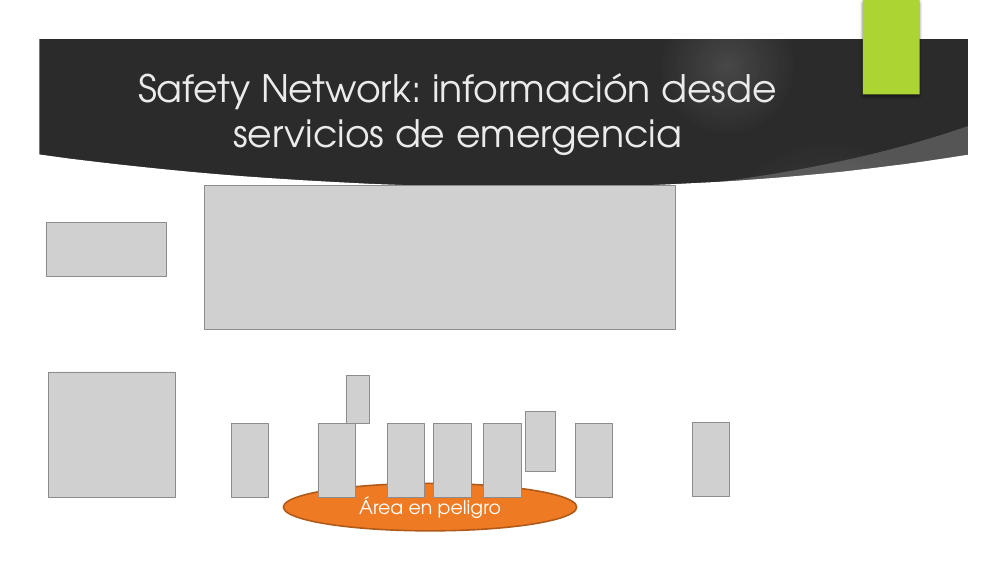
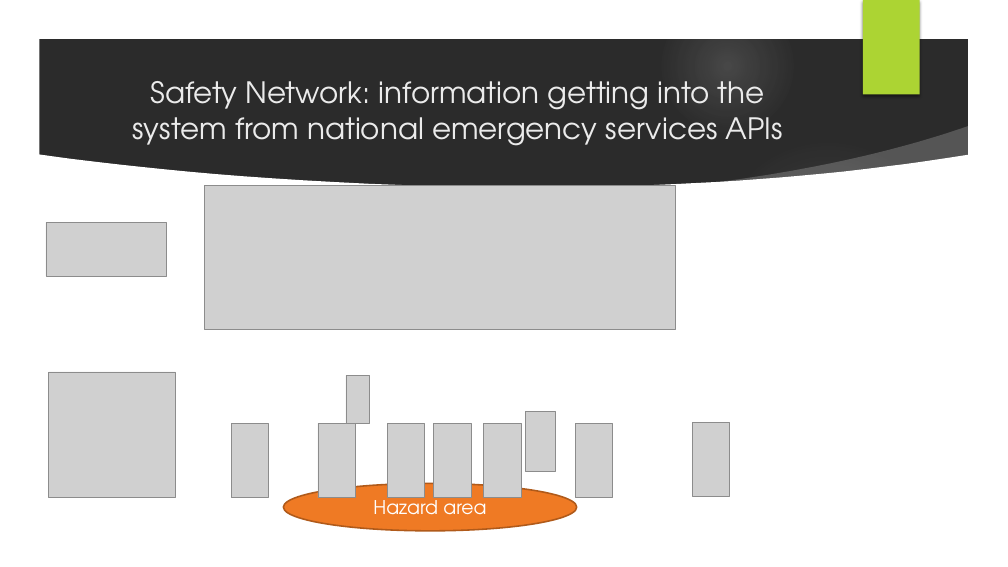
Before and after one commit to javieraviles/spaceappschallenge, a slide deck: slide 7 of Documentation/project_slide.pptx. Drawn at 1008x567 pixels with LibreOffice and Linux fonts; fonts in the diff are those of the drawing; grey boxes stand for pictures; background and template pictures are left out; a plain dark background stands for a picture behind light text. Boxes give left, top, right and bottom in pixels: in the first picture for what was removed or moved away, otherwise in the second. Text is boxed around its words. In the diff, an @@ line names an element or a change of style, - is before the commit and + after.

```diff
--- a/Documentation/project_slide.pptx
+++ b/Documentation/project_slide.pptx
@@ title at (132,81,783,146): text changed; size 36 to 28 pt @@
-Safety Network: información desde servicios de emergencia
+Safety Network: information getting into the system from national emergency services APIs
@@ text in ellipse at (373,495,486,515): text changed @@
-Área en peligro
+Hazard area
```
Also in this commit, not shown: 8 other slides changed, 2 other files.
